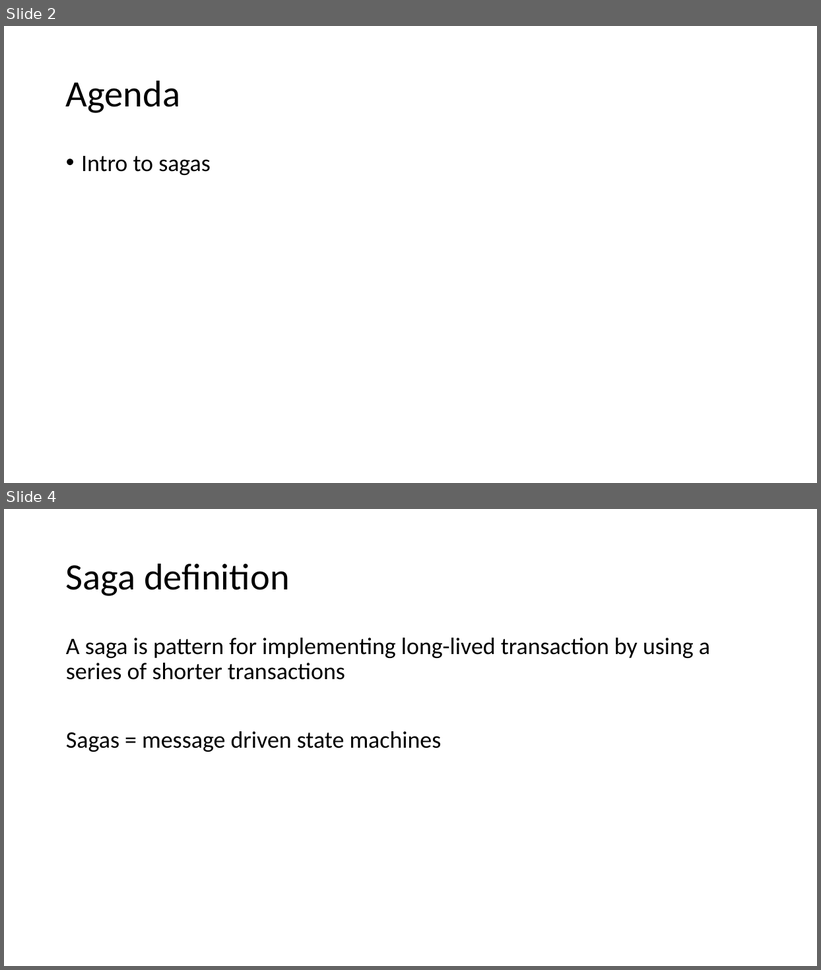
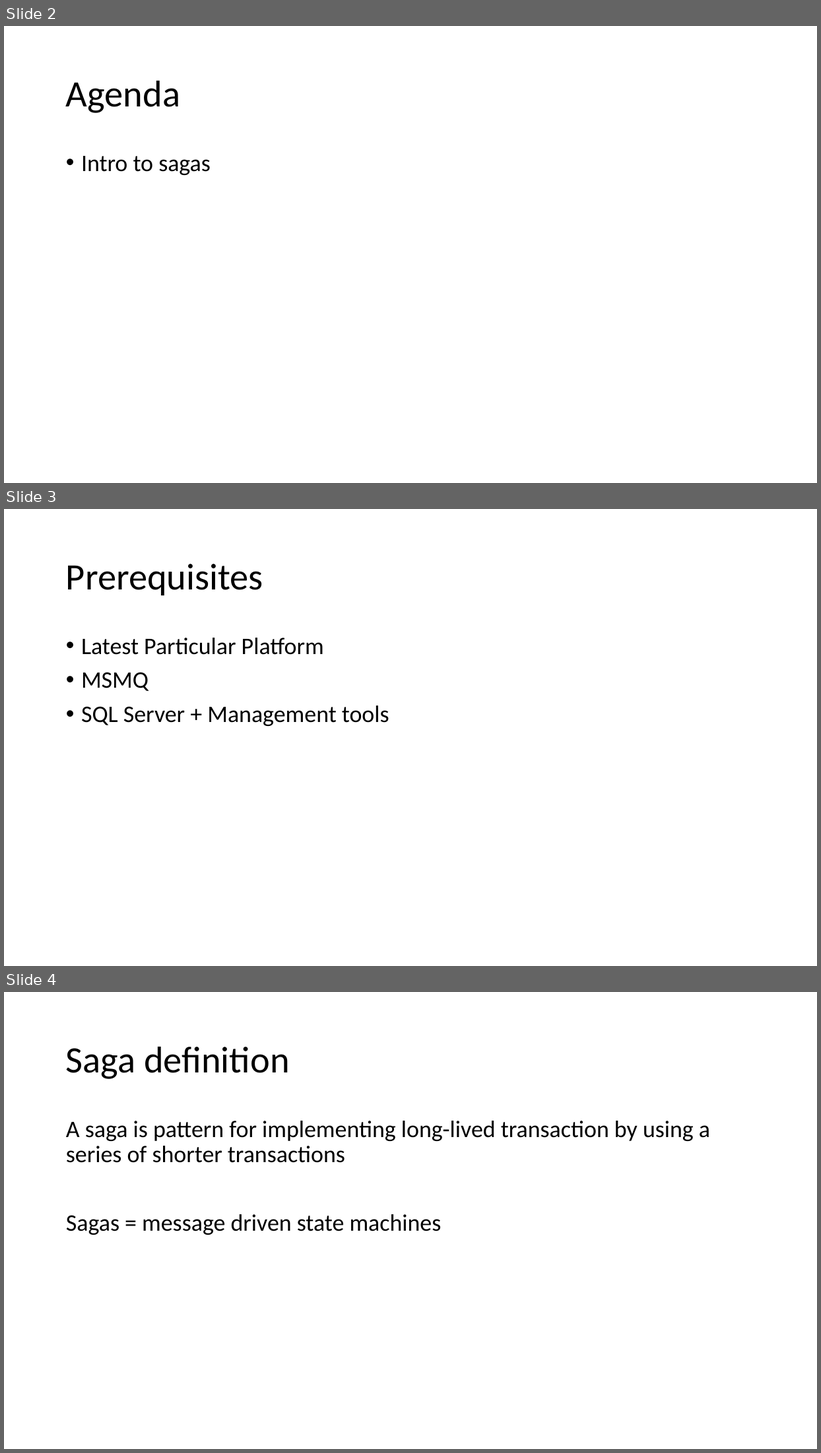
Before and after one commit to Particular/SagaMasterClass, a slide deck: SagaMasterClass.pptx. Shown one above the other, each under a label of ours: slides 2 and 4 before the commit, slides 2, 3 and 4 after it; the slides between them are not shown. The pictures are 821x970 and 821x1453 pixels, drawn with LibreOffice and Linux fonts; fonts in the diff are those of the drawing. Boxes give left, top, right and bottom in pixels: in the first picture for what was removed or moved away, otherwise in the second. Text is boxed around its words. In the diff, an @@ line names an element or a change of style, - is before the commit and + after.

```diff
--- a/SagaMasterClass.pptx
+++ b/SagaMasterClass.pptx
@@ slide 3 added at (4, 509, 817, 966), background #FFFFFF @@
@@ title added at (66, 564, 263, 595), 44 pt, text #000000 @@
+Prerequisites
@@ text added at (81, 638, 389, 726), 28 pt, text #000000 @@
+• Latest Particular Platform
+• MSMQ
+• SQL Server + Management tools
```
Also in this commit, not shown: 1 slide removed, 4 other files.
